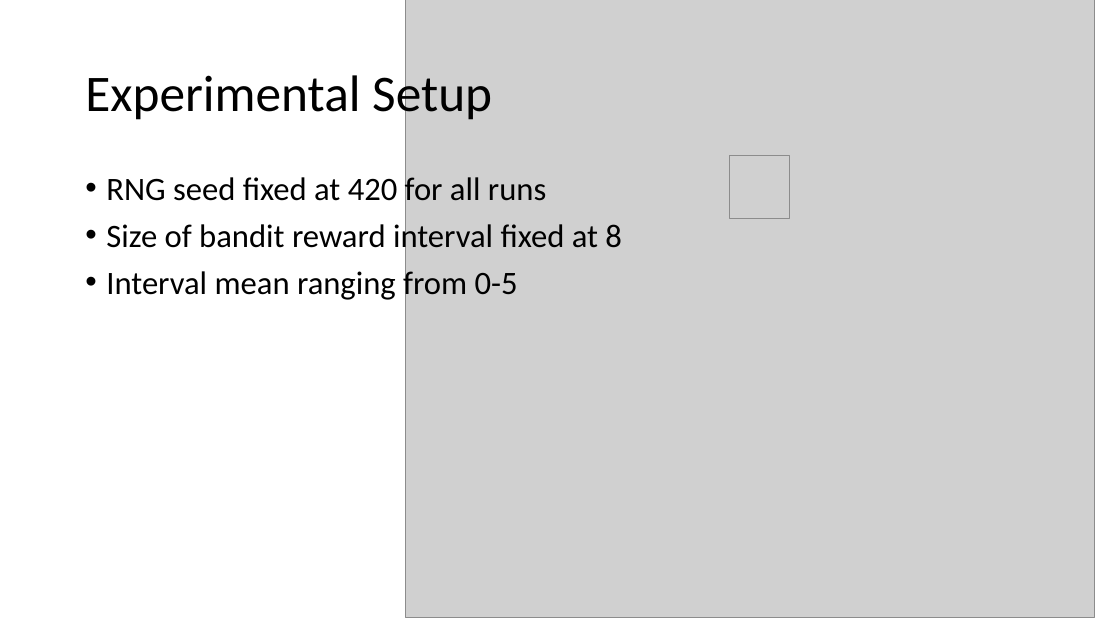
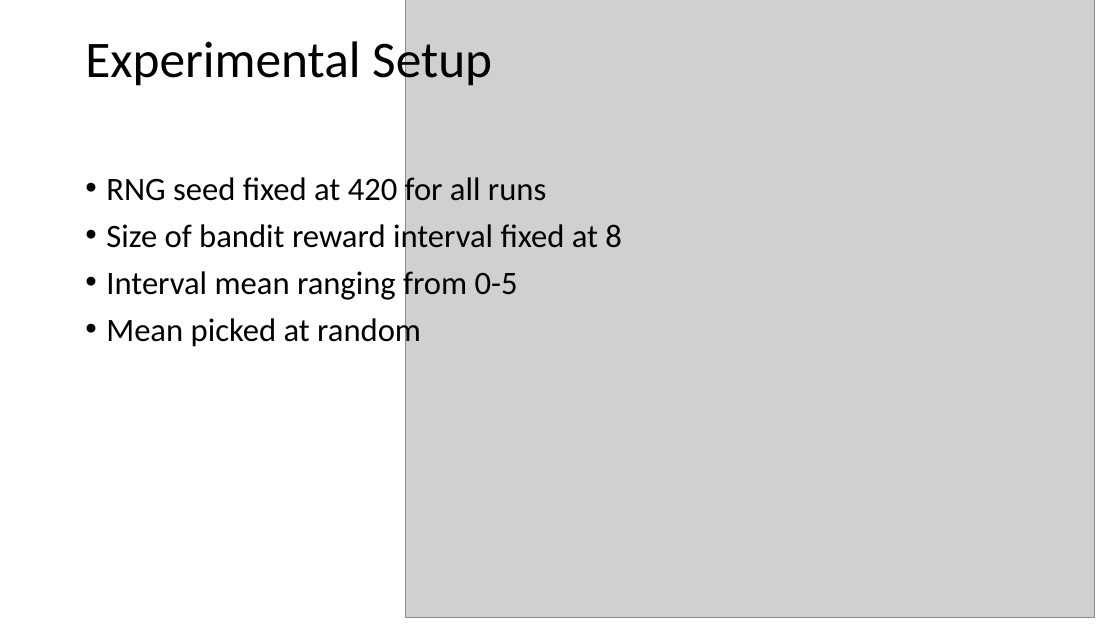
Before and after one commit to mpiffari/ReinforcementLearning2019, a slide deck: slide 3 of Presentation/SDU_SummerSchool_Presentation.pptx. Drawn at 1120x630 pixels with LibreOffice and Linux fonts; fonts in the diff are those of the drawing; grey boxes stand for pictures. Boxes give left, top, right and bottom in pixels: in the first picture for what was removed or moved away, otherwise in the second. Text is boxed around its words. In the diff, an @@ line names an element or a change of style, - is before the commit and + after.

Commit message:
Added some slides

```diff
--- a/Presentation/SDU_SummerSchool_Presentation.pptx
+++ b/Presentation/SDU_SummerSchool_Presentation.pptx
@@ title "Experimental Setup": place and size @@
-title "Experimental Setup" at [85, 68, 492, 123]
+title "Experimental Setup" at [85, 35, 492, 90]
@@ picture removed at [730, 155, 790, 218] @@
@@ text at [106, 314, 421, 349]: paragraph added @@
+• Mean picked at random
```
Also in this commit, not shown: 1 other slide changed, 2 slides added, 13 other files.
